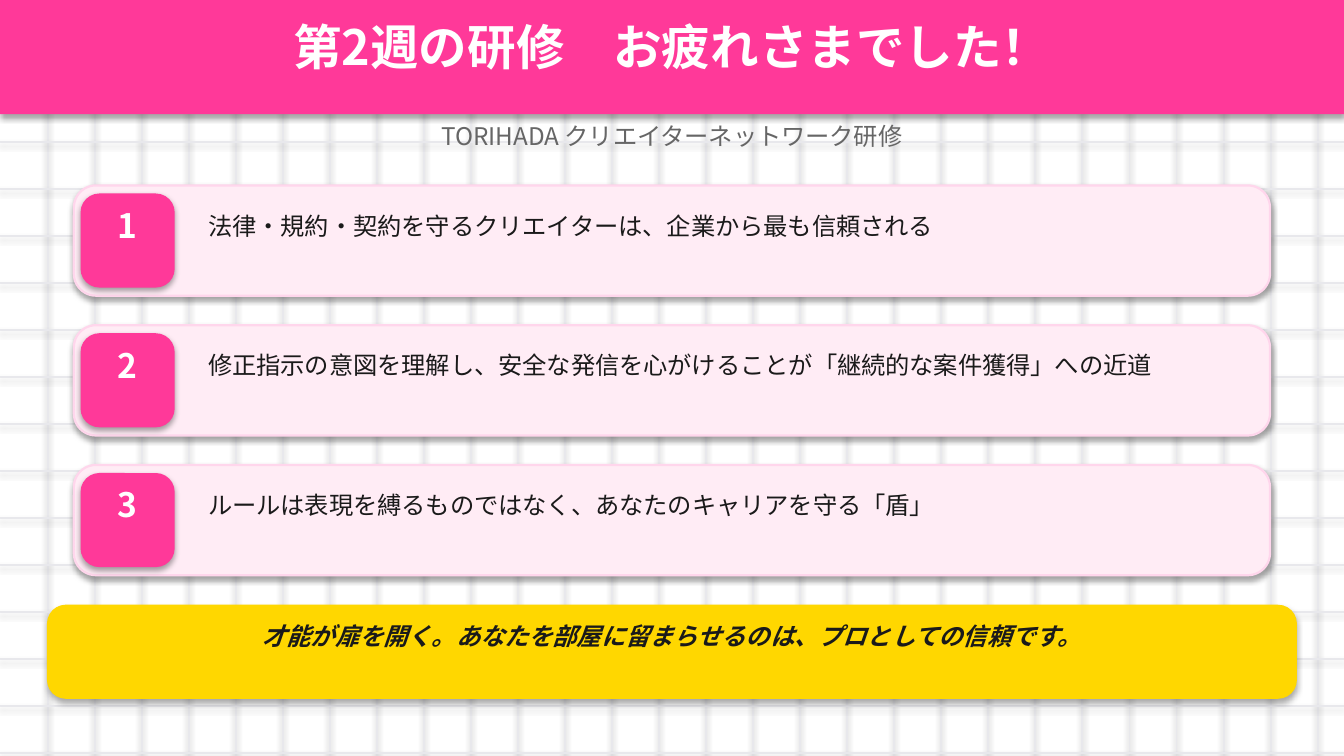
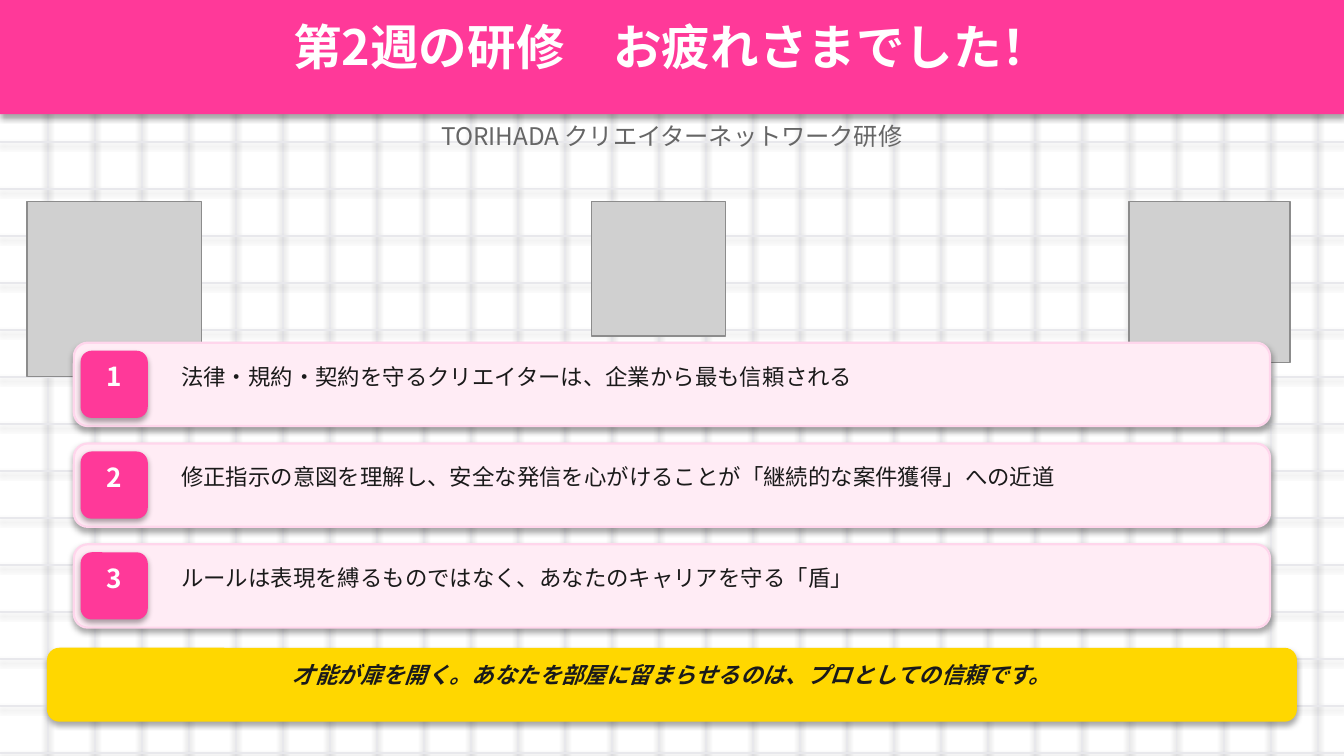
Before and after one commit to nagasawakai-eng/torihada-pptx-editor, a slide deck: slide 27 of TORIHADA_第2週_研修資料.pptx. Drawn at 1344x756 pixels with LibreOffice and Linux fonts; fonts in the diff are those of the drawing; grey boxes stand for pictures. Boxes give left, top, right and bottom in pixels: in the first picture for what was removed or moved away, otherwise in the second. Text is boxed around its words. In the diff, an @@ line names an element or a change of style, - is before the commit and + after.

```diff
--- a/TORIHADA_第2週_研修資料.pptx
+++ b/TORIHADA_第2週_研修資料.pptx
@@ picture added at (27,202,202,376) @@
@@ rounded rectangle removed at (81,194,175,288) @@
@@ picture added at (591,202,726,336) @@
@@ picture added at (1129,202,1290,363) @@
@@ rounded rectangle: place and size @@
-rounded rectangle at (74,325,1270,435)
+rounded rectangle at (74,343,1270,426)
@@ size 18 to 14 pt in 3 elements at (106,568,121,589), (106,467,121,487), (106,366,121,386) @@
@@ text "1": place and size @@
-text "1" at (118,213,138,238)
+text "1" at (106,366,121,386)
@@ rounded rectangle: place and size @@
-rounded rectangle at (81,333,175,427)
+rounded rectangle at (81,351,148,418)
@@ size 13 to 12 pt in 4 elements at (293,663,1051,685), (181,567,853,588), (181,466,1055,487), (181,366,852,387) @@
@@ text "法律・規約・契約を守るクリエイターは、企業から最も信頼される": place and size @@
-text "法律・規約・契約を守るクリエイターは、企業から最も信頼される" at (208,214,933,237)
+text "法律・規約・契約を守るクリエイターは、企業から最も信頼される" at (181,366,852,387)
@@ rounded rectangle: place and size @@
-rounded rectangle at (74,465,1270,575)
+rounded rectangle at (74,444,1270,527)
@@ text "2": place and size @@
-text "2" at (118,352,138,378)
+text "2" at (106,467,121,487)
@@ rounded rectangle: place and size @@
-rounded rectangle at (81,473,175,567)
+rounded rectangle at (81,452,148,519)
@@ text "修正指示の意図を理解し、安全な発信を心がけることが「継続的な案件獲得」への近道": place and size @@
-text "修正指示の意図を理解し、安全な発信を心がけることが「継続的な案件獲得」への近道" at (208,353,1152,376)
+text "修正指示の意図を理解し、安全な発信を心がけることが「継続的な案件獲得」への近道" at (181,466,1055,487)
@@ proportions changed in 6 elements at (74,343,1270,426), (47,648,1297,722), (74,444,1270,527), (81,351,148,418), (81,452,148,519), (74,544,1270,628) @@
@@ rounded rectangle: place and size @@
-rounded rectangle at (74,185,1270,296)
+rounded rectangle at (74,544,1270,628)
@@ text "3": place and size @@
-text "3" at (118,491,138,518)
+text "3" at (106,568,121,589)
@@ rounded rectangle added at (81,552,148,620), fill #FF3999 @@
@@ text "ルールは表現を縛るものではなく、あなたのキャリアを守る「盾」": place and size @@
-text "ルールは表現を縛るものではなく、あなたのキャリアを守る「盾」" at (208,493,934,516)
+text "ルールは表現を縛るものではなく、あなたのキャリアを守る「盾」" at (181,567,853,588)
@@ rounded rectangle: place and size @@
-rounded rectangle at (47,605,1297,699)
+rounded rectangle at (47,648,1297,722)
@@ text "才能が扉を開く。あなたを部屋に留まらせるのは、プロとしての信頼です。": place and size @@
-text "才能が扉を開く。あなたを部屋に留まらせるのは、プロとしての信頼です。" at (263,624,1082,648)
+text "才能が扉を開く。あなたを部屋に留まらせるのは、プロとしての信頼です。" at (293,663,1051,685)
```
Also in this commit, not shown: 26 other slides changed.
